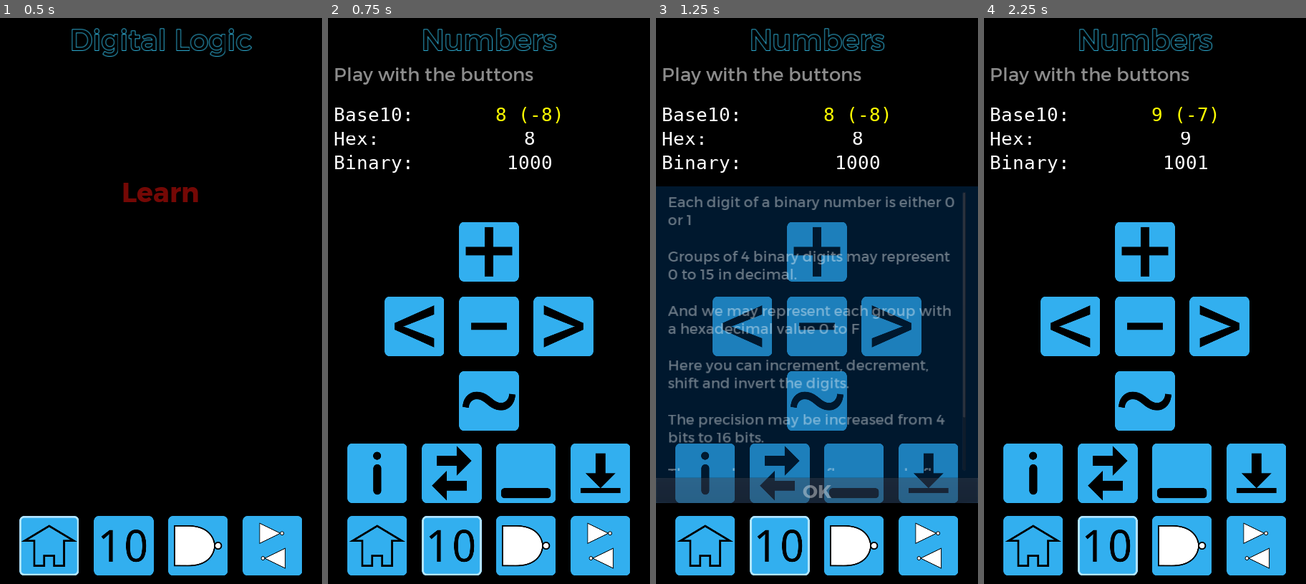
Above: before the commit, frames 1-4 (left to right).
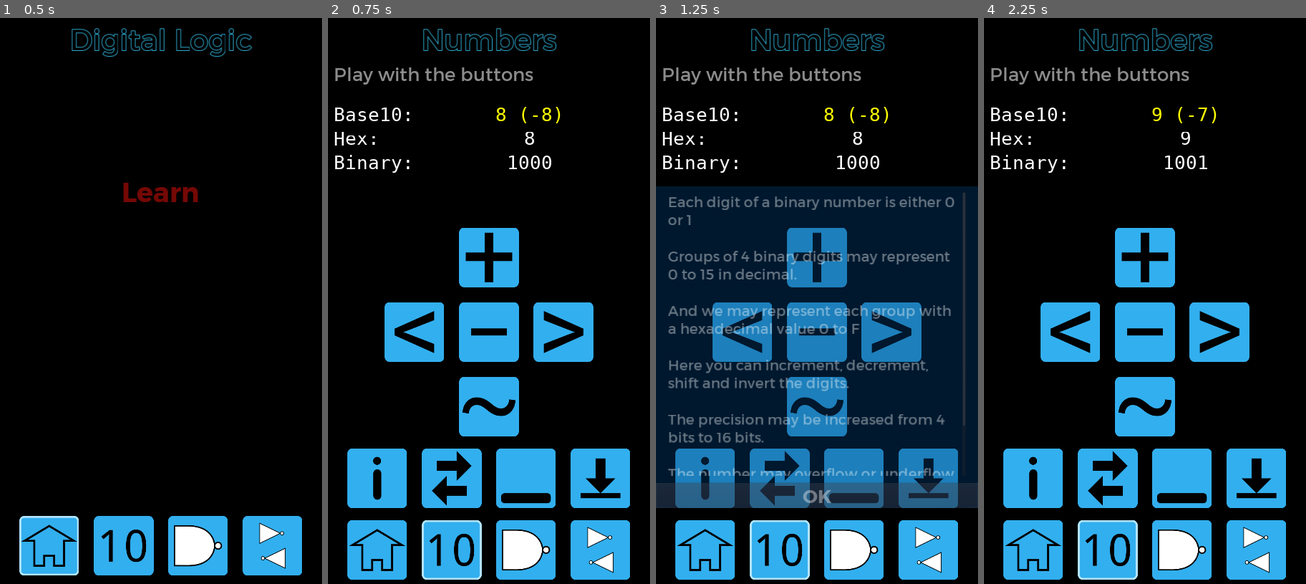
Above: after the commit, the same moments.

Repository: andrew-wilkes/digital-logic
Game: Godot game, scene res://Main.tscn
The game is run twice, just before and just after one commit, with the same random seed, the same clock (stepped at 60 frames per second) and the same inputs.
Inputs (mouse positions are in pixels of both pictures, inside the frame that each line leads up to; where the layout moved, square brackets give the same spot in the first picture):
- Up to frame 1 (0.5 s): no input
- Up to frame 2 (0.75 s): click (450, 544) at 0.5 s
- Up to frame 3 (1.25 s): no input
- Up to frame 4 (2.25 s): click "OK" at 1.25 s; click (1145, 255) [1145, 250] at 2 s

Frame 1 is identical in both runs. In frame 2, 8.5% of the frame differs, in the area x 6-94%, y 36-100%; in frame 3, 10%, in the area x 0-100%, y 36-100%; in frame 4, 8.5%.

Commit message:
Make next number a function

Diff:
--- a/game/Numbers.gd
+++ b/game/Numbers.gd
@@ -40,7 +40,7 @@
 var label_text = ["Number:", "Hex:", "Binary:", "Base10:", "", "Hex:", "Steps:"]
 
 enum { PLAY, TRAIN, CHALLENGE } # Modes
-enum { PLAYING, CORRECT, NEXT, DONE } # States
+enum { PLAYING, CORRECT, DONE } # States
 enum { PLUS, MINUS, LEFT, RIGHT, INVERT, ATIMEOUT, MODE, LEVEL, RESET, SAVE } # Events
 
 func _ready():
@@ -102,11 +102,15 @@
 				BACK:
 					idx = last_idx
 					if step_mode == INC:
-						reset_mode = START
+						if idx > 0:
+							reset_mode = START
+						else:
+							reset_mode = RND
 				START:
 					idx = 0
 					reset_mode = RND
 				RND:
+					show_alert("Random mode")
 					step_mode = RAND
 					reset_mode = BACK
 					idx = randi() % numbers.size()
@@ -143,24 +147,29 @@
 		CORRECT:
 			match event:
 				ATIMEOUT:
-					warning = false
-					alert_correct()
-		NEXT:
-			last_idx = idx
-			reset_mode = BACK
-			if step_mode == INC:
-				idx += 1
-				if idx == numbers.size():
-					alert.text = "Completed!"
-					state = DONE
-					reset_mode = START
-					disable_control_buttons()
-					return
-			else:
-				idx = randi() % numbers.size()
-			alert.text = ""
-			set_nums(numbers[idx])
-			state = PLAYING
+					if warning:
+						warning = false
+						alert_correct()
+					else:
+						next_number()
+
+
+func next_number():
+	last_idx = idx
+	reset_mode = BACK
+	if step_mode == INC:
+		idx += 1
+		if idx == numbers.size():
+			alert.text = "Completed!"
+			state = DONE
+			reset_mode = START
+			disable_control_buttons()
+			return
+	else:
+		idx = randi() % numbers.size()
+	alert.text = ""
+	set_nums(numbers[idx])
+	state = PLAYING
 
 
 func set_mode():
@@ -288,10 +297,13 @@
 
 
 func alert_correct():
-		alert.modulate = Color.green
-		alert.text = "Correct!"
-		state = NEXT
-		$AlertTimer.start()
+	show_alert("Correct!", Color.green)
+
+
+func show_alert(txt, col = Color.yellow):
+	alert.modulate = col
+	alert.text = txt
+	$AlertTimer.start()
 
 
 func dec2bin(decimal_value: int) -> String:
--- a/game/Numbers.tscn
+++ b/game/Numbers.tscn
@@ -82,7 +82,7 @@
 margin_left = 20.0
 margin_top = 20.0
 margin_right = 1060.0
-margin_bottom = 1880.0
+margin_bottom = 1893.0
 size_flags_horizontal = 3
 size_flags_vertical = 3
 custom_constants/separation = 20
@@ -194,7 +194,7 @@
 [node name="Alert" type="Label" parent="VBox"]
 margin_top = 555.0
 margin_right = 1040.0
-margin_bottom = 614.0
+margin_bottom = 633.0
 size_flags_vertical = 0
 custom_fonts/font = ExtResource( 2 )
 align = 1
@@ -204,16 +204,16 @@
 }
 
 [node name="Gap3" type="Control" parent="VBox"]
-margin_top = 634.0
-margin_right = 1040.0
-margin_bottom = 654.0
+margin_top = 653.0
+margin_right = 1040.0
+margin_bottom = 673.0
 rect_min_size = Vector2( 0, 20 )
 
 [node name="Control" type="GridContainer" parent="VBox"]
 margin_left = 170.0
-margin_top = 674.0
+margin_top = 693.0
 margin_right = 870.0
-margin_bottom = 1374.0
+margin_bottom = 1393.0
 size_flags_horizontal = 4
 custom_constants/vseparation = 50
 custom_constants/hseparation = 50
@@ -284,15 +284,15 @@
 texture_normal = ExtResource( 10 )
 
 [node name="Sp" type="Control" parent="VBox"]
-margin_top = 1394.0
-margin_right = 1040.0
-margin_bottom = 1397.0
+margin_top = 1413.0
+margin_right = 1040.0
+margin_bottom = 1413.0
 size_flags_vertical = 3
 
 [node name="Control2" type="HBoxContainer" parent="VBox"]
-margin_top = 1417.0
-margin_right = 1040.0
-margin_bottom = 1617.0
+margin_top = 1433.0
+margin_right = 1040.0
+margin_bottom = 1633.0
 __meta__ = {
 "_edit_use_anchors_": false
 }
@@ -381,18 +381,18 @@
 size_flags_horizontal = 3
 
 [node name="Sp2" type="Control" parent="VBox"]
-margin_top = 1637.0
-margin_right = 1040.0
-margin_bottom = 1640.0
+margin_top = 1653.0
+margin_right = 1040.0
+margin_bottom = 1653.0
 size_flags_vertical = 3
 
 [node name="Buttons" parent="VBox" instance=ExtResource( 5 )]
 anchor_right = 0.0
 anchor_bottom = 0.0
 margin_left = 0.0
-margin_top = 1660.0
-margin_right = 1040.0
-margin_bottom = 1860.0
+margin_top = 1673.0
+margin_right = 1040.0
+margin_bottom = 1873.0
 size_flags_horizontal = 1
 page_id = 1
 
@@ -454,10 +454,18 @@
 [node name="Notes" parent="c/Info/VBox/M" index="1"]
 bbcode_text = "Match the binary number to the given decimal number in the least amount of steps.
 
-Increment, decrement, shift bits, and use the complement (invert) button."
+Increment, decrement, shift bits, and use the complement (invert) button.
+
+Try to make it to the end with all DONE.
+
+Use the Reset button to try again, start over, or randomly display numbers."
 text = "Match the binary number to the given decimal number in the least amount of steps.
 
-Increment, decrement, shift bits, and use the complement (invert) button."
+Increment, decrement, shift bits, and use the complement (invert) button.
+
+Try to make it to the end with all DONE.
+
+Use the Reset button to try again, start over, or randomly display numbers."
 
 [node name="Hint" parent="c/Info/VBox/M" index="2"]
 bbcode_text = "Match the binary number to the given hex number."
--- a/game/assets/fonts/m_font_regular_small.tres
+++ b/game/assets/fonts/m_font_regular_small.tres
@@ -3,6 +3,6 @@
 [ext_resource path="res://assets/fonts/Montserrat-Regular.ttf" type="DynamicFontData" id=1]
 
 [resource]
-size = 48
+size = 64
 use_filter = true
 font_data = ExtResource( 1 )
